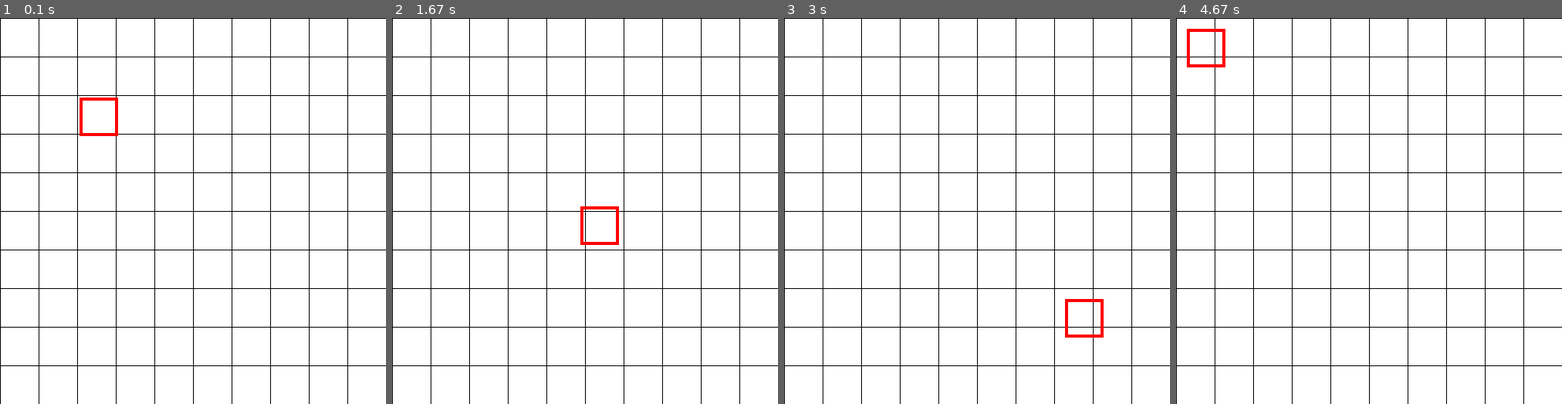
Above: before the commit, frames 1-4 (left to right).
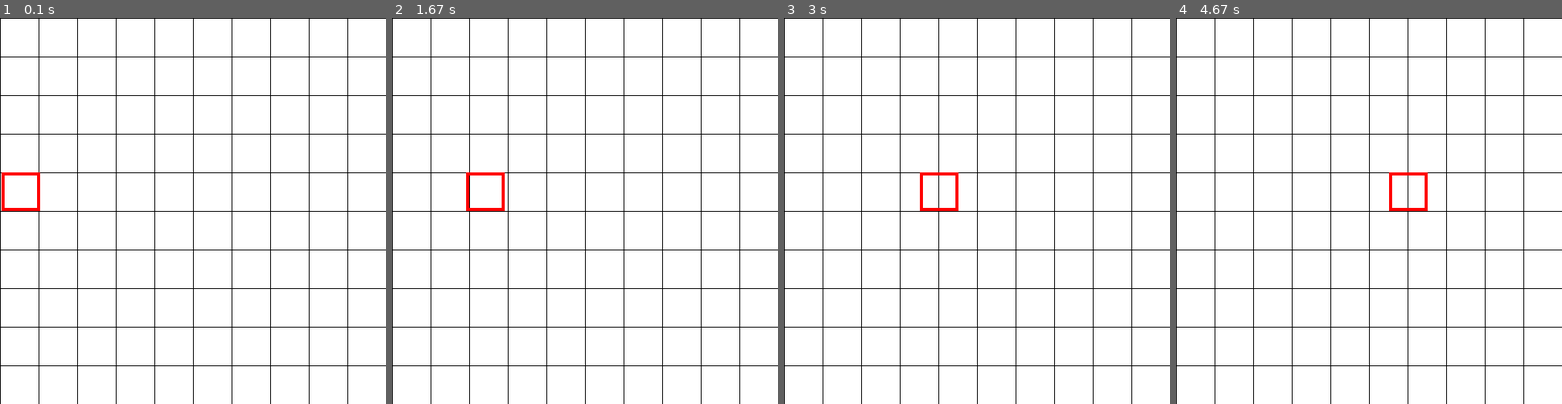
Above: after the commit, the same moments.

Repository: randompast/Tower-Defense-pygame
Game: pygame game, started from main.py
Same seed, same stepped clock (60 frames per second), same inputs: the game is played once before the commit and once after it.
Inputs:
- Up to frame 1 (0.1 s): no input
- Up to frame 2 (1.67 s): no input
- Up to frame 3 (3 s): no input
- Up to frame 4 (4.67 s): no input

The runs differ from the first frame. In frame 1, 0.6% of the frame differs, in the area x 0-31%, y 20-50%; in frame 2, 0.6%; in frame 3, 0.6%; in frame 4, 0.6%.

Commit message:
enemy now moves slowly from left right

Diff:
--- a/enemy.py
+++ b/enemy.py
@@ -12,4 +12,5 @@
         pygame.draw.rect(pyg['DISPLAYSURF'], pyg['RED'], self.pos + pyg['SIZE'], 4)
 
     def update(self, pyg):
-        self.pos = [ (v+3)%pyg['SCREENSIZE'][i] for i,v in enumerate(self.pos)]
+        for i in enumerate(self.pos):
+            self.pos = [self.pos[0]+1, self.pos[1]]
--- a/gameloop.py
+++ b/gameloop.py
@@ -7,7 +7,7 @@
 
 def gameloop(pyg):
     # Beginning Game Loop
-    e = enemy(1, 2, [100,100])
+    e = enemy(1, 2, [0,200])
     while True:
         pygame.display.update()
         event_handler(pyg)
